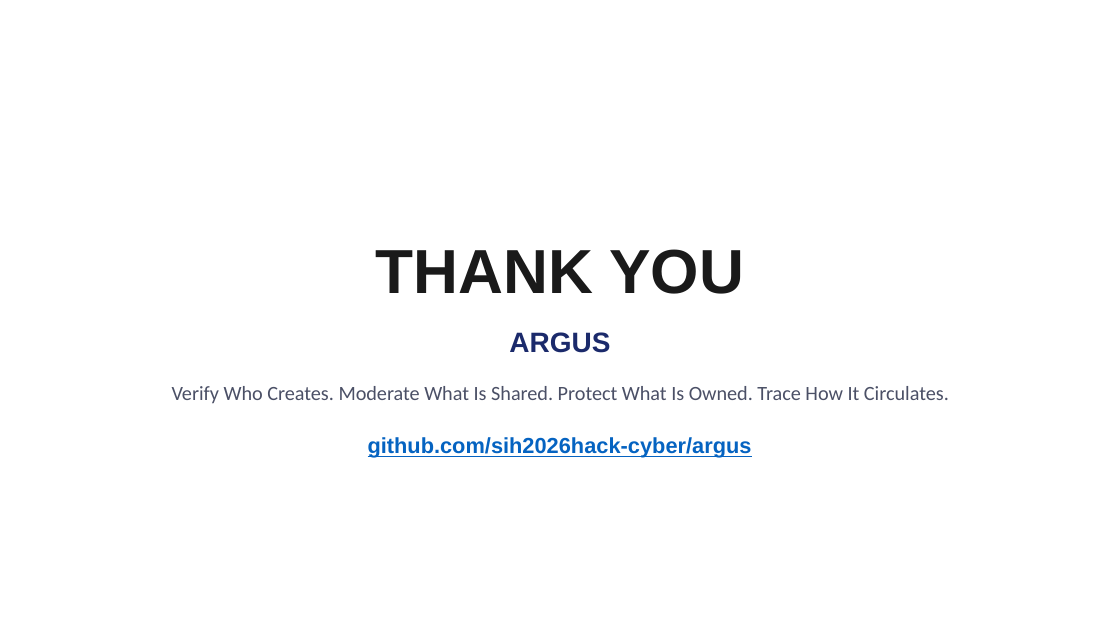
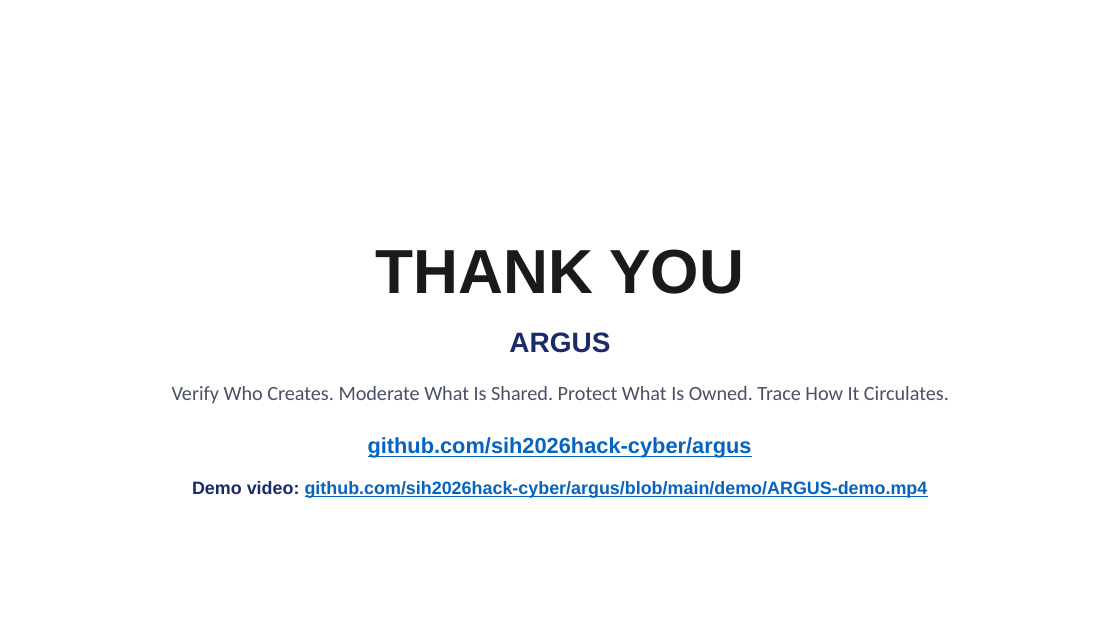
Before and after one commit to sih2026hack-cyber/ARGUS, a slide deck: slide 10 of ARGUS_COMPUTE50.pptx. Drawn at 1120x630 pixels with LibreOffice and Linux fonts; fonts in the diff are those of the drawing; background and template pictures are left out. Boxes give left, top, right and bottom in pixels: in the first picture for what was removed or moved away, otherwise in the second. Text is boxed around its words. In the diff, an @@ line names an element or a change of style, - is before the commit and + after.

```diff
--- a/ARGUS_COMPUTE50.pptx
+++ b/ARGUS_COMPUTE50.pptx
@@ text added at (192, 481, 928, 498), 11.5 pt, text #0563C1, bold, underline @@
+Demo video: github.com/sih2026hack-cyber/argus/blob/main/demo/ARGUS-demo.mp4
```
Also in this commit, not shown: 1 other slide changed, 1 other file.
